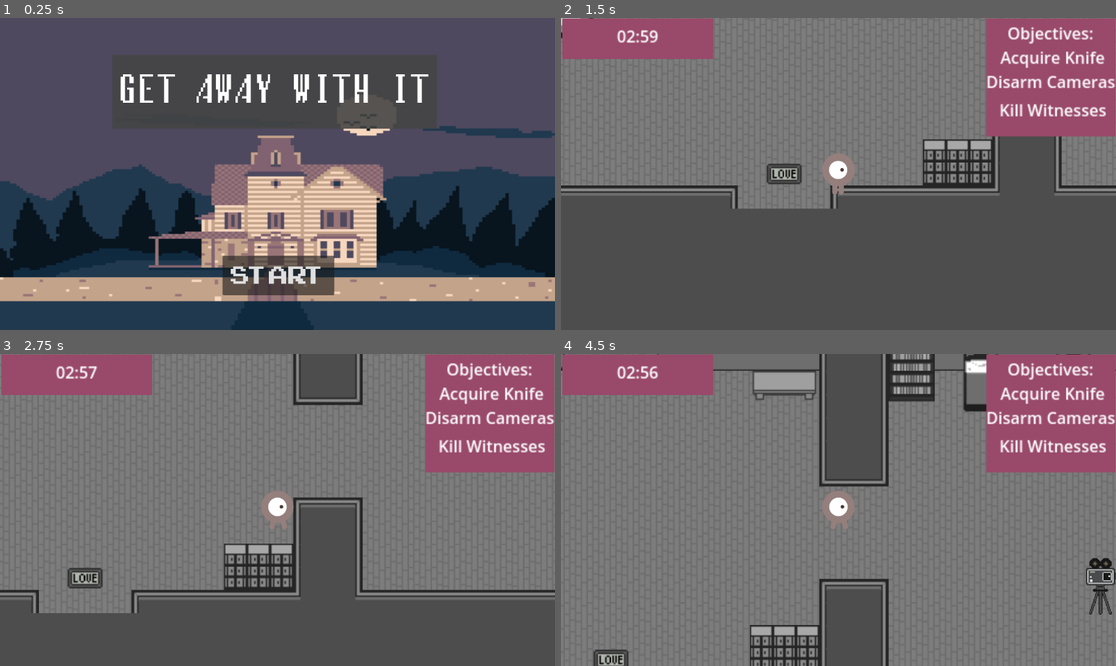
Above: before the commit, frames 1-4 (two rows, left to right).
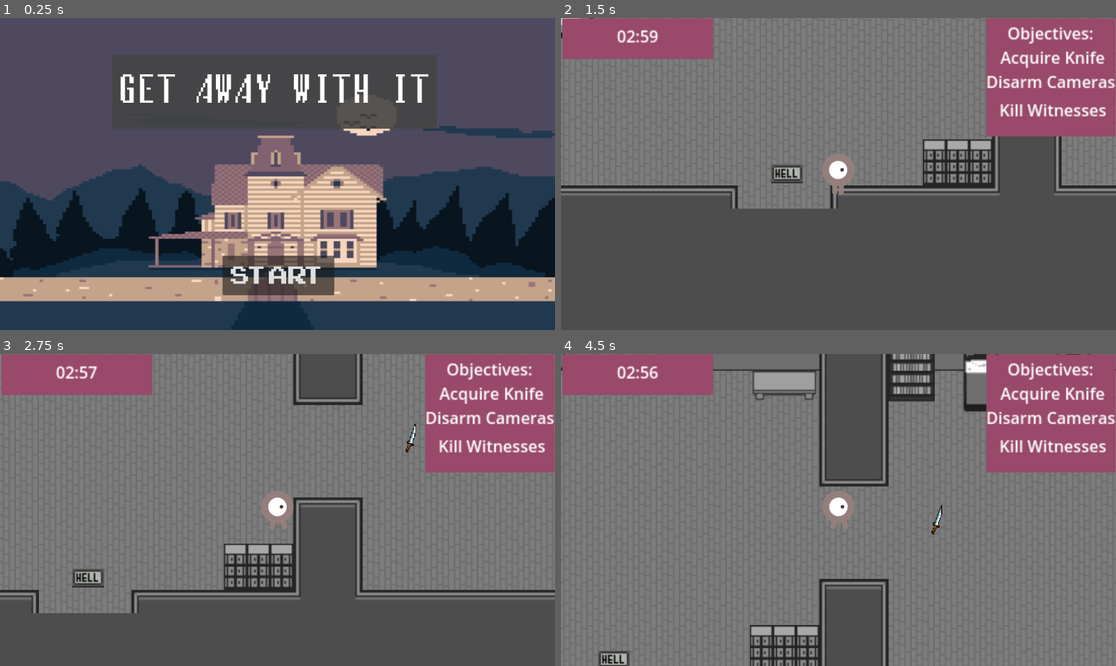
Above: after the commit, the same moments.

Repository: aryapsinha/murdergame
Game: Godot game, scene res://demo.tscn
The game is run twice, just before and just after one commit, with the same random seed, the same clock (stepped at 60 frames per second) and the same inputs.
Inputs (mouse positions are in pixels of both pictures, inside the frame that each line leads up to):
- Up to frame 1 (0.25 s): no input
- Up to frame 2 (1.5 s): click (838, 270) at 0.5 s, where only the run before the commit has a clickable "Try Again?"; tap Enter at 1.25 s; hold Right (right) from 1.28 s (still down); hold R (disable) from 1.28 s (still down)
- Up to frame 3 (2.75 s): keep holding Right (right); tap Up (up) at 1.52, 1.55, 1.82, 2.1, 2.27, 2.57 s; release R (disable) at 2.03 s; tap R (disable) at 2.3 s
- Up to frame 4 (4.5 s): release Right (right) at 2.78 s; hold Left (left) 2.78-3.53 s; hold R (disable) 2.78-3.53 s; tap Up (up) at 3.05, 3.77, 4.07 s; hold Right (right) from 3.53 s (still down); tap R (disable) at 3.6 s; hold Up (up) from 4.28 s (still down)

The runs differ from the first frame. In frame 2, 0.3% of the frame differs, in the area x 37-44%, y 46-54%; in frame 3, 0.4%; in frame 4, 0.9%, in the area x 5-100%, y 48-100%.

Commit message:
Got away with it, placemat

Diff:
--- a/Criminal.gd
+++ b/Criminal.gd
@@ -77,4 +77,5 @@
 	armed = true
 	print("WEAPON")
 	var green = Color(0.0,1.0,0.0,1.0)
+	get_tree().call_group("Demo", "objectInc")
 	$Notes/KnifeLabel.set("theme_override_colors/font_color", green)
--- a/camera.tscn
+++ b/camera.tscn
@@ -40,7 +40,7 @@
 position = Vector2(1, 3)
 scale = Vector2(0.3, 0.3)
 sprite_frames = SubResource("SpriteFrames_snf25")
-animation = &"disabled"
+animation = &"active"
 
 [node name="TamperWindow" type="Timer" parent="."]
 
--- a/demo.gd
+++ b/demo.gd
@@ -11,7 +11,7 @@
 var peoplePlaces = [Vector2(625, 325), Vector2(975, 230), Vector2(950, 515), Vector2(805, 625),
 Vector2(645, 545), Vector2(550, 635), Vector2(330, 625), Vector2(1160, 580), Vector2(1275, 625), Vector2(1312, 300)]
 var objectPlaces = [Vector2(625, 325), Vector2(975, 230), Vector2(950, 515), Vector2(805, 625),
-Vector2(645, 545), Vector2(550, 635), Vector2(330, 625), Vector2(1160, 580), Vector2(1275, 625), Vector2(1312, 300), Vector2(1475, 470),
+Vector2(645, 545), Vector2(550, 635), Vector2(330, 625), Vector2(1160, 580), Vector2(1275, 625), Vector2(1312, 300),
 Vector2(1325, 235), Vector2(1395, 565), Vector2(1160, 650), Vector2(730, 485), Vector2(360, 560),
 Vector2(1045, 350), Vector2(950, 180), Vector2(500, 175)]# Called when the node enters the scene tree for the first time.
 func _ready():
@@ -26,7 +26,9 @@
 # Called every frame. 'delta' is the elapsed time since the previous frame.
 func _process(delta):
 	timeLabel.text = "%02d:%02d" % three_min()
-	if(objectives == 3 and $Criminal.position == Vector2(936, 677)):
+
+	if(objectives == 3 and $Placemat.overlaps_body($Criminal)):
+		# '''''
 		win()
 
 func three_min():
@@ -38,23 +40,26 @@
 func win():
 	$WinScreen.show()
 	print("called")
-	$PlayAgain.hide()
+	$WinScreen/PlayAgain.hide()
 
 func killed():
 	killcount = killcount + 1
 	print(killcount)
 	if(killcount == numPeople):
+		objectives = objectives +1
 		print("truth")
 		get_tree().call_group("MainChar", "killAll")
 func disabled():
 	disabcamera = disabcamera + 1
 	if(disabcamera == numCamera):
+		objectives = objectives + 1
 		print("cameraTruth")
 		get_tree().call_group("MainChar", "disableAll")
 func _on_timer_timeout():
 	$Criminal.hide()
 	get_tree().call_group("HUD", "_on_people_gameover")
-
+func objectInc():
+	objectives = objectives + 1
 func game_start():
 
 
--- a/demo.tscn
+++ b/demo.tscn
@@ -1,10 +1,11 @@
-[gd_scene load_steps=16 format=3 uid="uid://bgleo04pid86j"]
+[gd_scene load_steps=18 format=3 uid="uid://bgleo04pid86j"]
 
 [ext_resource type="Texture2D" uid="uid://cjj2mv24i23pa" path="res://Package/Tileset_Large.png" id="1_4dseu"]
 [ext_resource type="Script" path="res://demo.gd" id="1_klwaf"]
 [ext_resource type="PackedScene" uid="uid://d0kp11t3gus2w" path="res://criminal.tscn" id="1_p1xug"]
 [ext_resource type="Texture2D" uid="uid://b3ms8irunc662" path="res://Package/Map_Example.png" id="2_7f3l3"]
 [ext_resource type="PackedScene" uid="uid://bghqydkdn1lro" path="res://camera.tscn" id="3_rj3pp"]
+[ext_resource type="Texture2D" uid="uid://b3tbx34ebffvd" path="res://final_art/Placemat.png" id="5_an1e8"]
 [ext_resource type="PackedScene" uid="uid://d108c1aieg57l" path="res://people.tscn" id="5_naf7n"]
 [ext_resource type="Script" path="res://EndScreen.gd" id="6_emjmo"]
 [ext_resource type="Texture2D" uid="uid://f4qcwqr4nhfe" path="res://final_art/housebackground.png" id="7_2408w"]
@@ -12,6 +13,9 @@
 [ext_resource type="FontFile" uid="uid://c80ii00bbc471" path="res://fonts/lunchtime-doubly-so/lunchds.ttf" id="8_tji2t"]
 [ext_resource type="FontFile" uid="uid://4kqw3jm2qe35" path="res://fonts/arcadeclassic/ARCADECLASSIC.TTF" id="9_b0xsh"]
 [ext_resource type="Texture2D" uid="uid://qdxxwgq37ose" path="res://final_art/endscreenhouse.png" id="11_o8wqq"]
+
+[sub_resource type="RectangleShape2D" id="RectangleShape2D_y0vfs"]
+size = Vector2(24, 14)
 
 [sub_resource type="TileSetAtlasSource" id="TileSetAtlasSource_ujuwj"]
 texture = ExtResource("1_4dseu")
@@ -2274,6 +2278,7 @@
 script = ExtResource("1_klwaf")
 
 [node name="Criminal" parent="." instance=ExtResource("1_p1xug")]
+visible = false
 z_index = 2
 position = Vector2(936, 677)
 
@@ -2362,6 +2367,18 @@
 visible = false
 position = Vector2(-296, 70)
 
+[node name="Placemat" type="Area2D" parent="."]
+z_index = 1
+position = Vector2(936, 677)
+collision_layer = 16
+
+[node name="Sprite2D" type="Sprite2D" parent="Placemat"]
+texture = ExtResource("5_an1e8")
+
+[node name="CollisionShape2D" type="CollisionShape2D" parent="Placemat"]
+position = Vector2(-1, 0)
+shape = SubResource("RectangleShape2D_y0vfs")
+
 [node name="Level0" type="TileMap" parent="."]
 position = Vector2(6, 13)
 tile_set = SubResource("TileSet_qviwi")
@@ -2370,9 +2387,10 @@
 layer_0/tile_data = PackedInt32Array(1441840, 196608, 7, 1441841, 262144, 7, 1441842, 262144, 7, 1441843, 262144, 7, 14 …(40202 unchanged characters)…
 layer_1/name = "Interactable"
 layer_1/z_index = 1
-layer_1/tile_data = PackedInt32Array(2687033, 196608, 4, 2687034, 262144, 4, 1835099, 851968, 11, 1900635, 851968, 12 …(5473 unchanged characters)…
+layer_1/tile_data = PackedInt32Array(1835099, 851968, 11, 1900635, 851968, 12 …(5473 unchanged characters)…
 
 [node name="WinScreen" type="CanvasLayer" parent="."]
+visible = false
 
 [node name="GotAway" type="Label" parent="WinScreen"]
 top_level = true
@@ -2545,7 +2563,7 @@
 text = "Try Again?"
 
 [node name="Weapon" parent="." instance=ExtResource("7_vmmw6")]
-position = Vector2(1475, 470)
+position = Vector2(1515, 485)
 scale = Vector2(0.15, 0.15)
 
 [connection signal="timeout" from="Criminal/Timer/Timer" to="." method="_on_timer_timeout"]
Binary file added: final_art/Placemat.png
Not shown, added: final_art/Placemat.png.import
